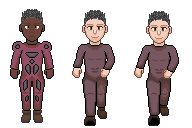
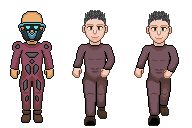
Layered file, before and after one edit (192x128). Changes by layer:
hid "hair_short_black" over 21, 9, 43, 28
added layer "glasses" in group "standing" over 18, 22, 46, 41
added layer "skin_asia" in group "skin #1" over 11, 11, 53, 78
hid "skin_black" over 11, 11, 53, 78
painted on "body #1" over 21, 110, 43, 123
